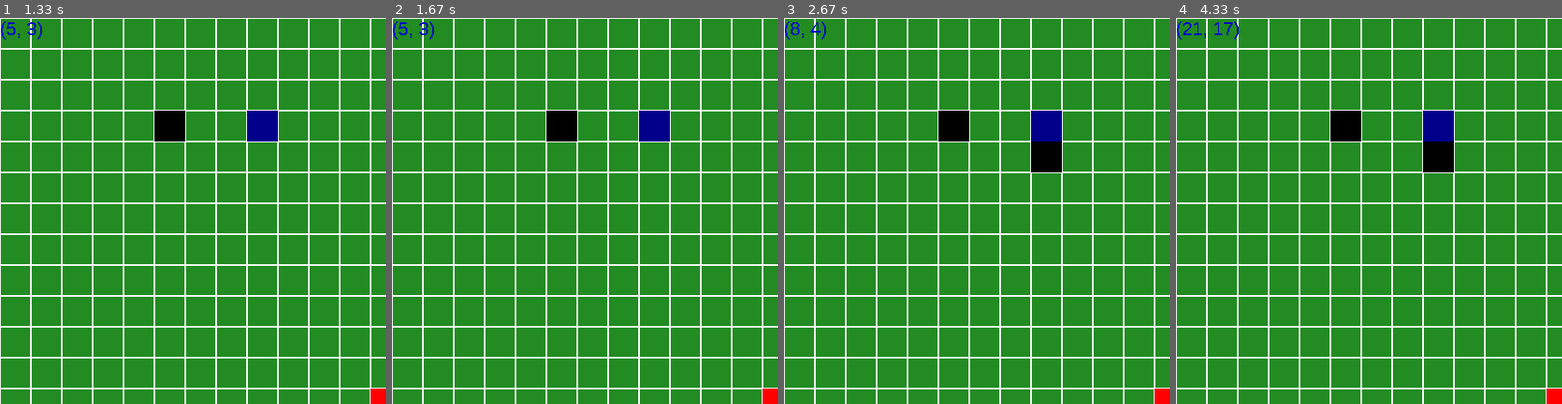
Above: before the commit, frames 1-4 (left to right).
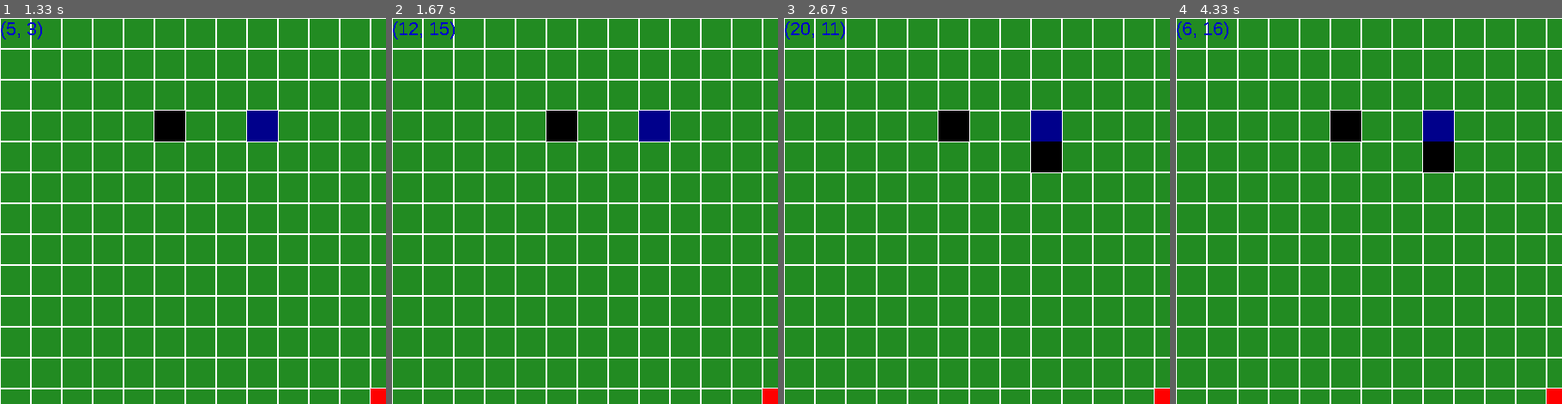
Above: after the commit, the same moments.

Repository: markus-brln/BachelorThesisForestFireControl
Game: pygame game, started from gui/main.py
The game is run twice, just before and just after one commit, with the same random seed, the same clock (stepped at 60 frames per second) and the same inputs.
Inputs (mouse positions are % of the whole screen's width and height, from its top left):
- Up to frame 1 (1.33 s): press the mouse at (26, 51) at 0.37 s; move the mouse to (43, 62) at 0.47 s; release the mouse at (60, 72) at 0.6 s; click (19, 73) at 0.8 s; tap C at 1.13 s; click (24, 13) at 1.25 s
- Up to frame 2 (1.67 s): move the mouse to (50, 62) at 1.57 s
- Up to frame 3 (2.67 s): click (50, 62) at 1.73 s; click (34, 17) at 2.27 s; move the mouse to (81, 48) at 2.63 s
- Up to frame 4 (4.33 s): click (81, 48) at 2.93 s; move the mouse to (85, 70) at 3.37 s; click (85, 70) at 3.73 s; move the mouse to (26, 68) at 4.23 s
The pictures show only the part of the screen within x 0-50%, y 0-50%; the shares and areas given below are measured in that part.

Frame 1 is identical in both runs. In frame 2, 0.2% of the frame differs, in the area x 1-17%, y 0-6%; in frame 3, 0.2%; in frame 4, 0.2%.

Commit message:
messing about with mouse coords

Diff:
--- a/gui/Controller/controller.py
+++ b/gui/Controller/controller.py
@@ -27,6 +27,8 @@
       elif event.type == pygame.MOUSEMOTION and self.mouse_button_pressed:
         # Mouse button pressed and dragged
         self.select(event.pos)
+      elif event.type == pygame.MOUSEMOTION: ## now will constantly display mouse coords
+        self.view.update()
       elif event.type == pygame.KEYDOWN:
         # Keyboard button pressed
         self.key_press(event)
--- a/gui/View/view.py
+++ b/gui/View/view.py
@@ -33,16 +33,12 @@
     # Draw Background and grid
     self.window.fill(pygame.Color("ForestGreen"))
     self.draw_grid()
-
     # State Dependent drawing
     self.draw_fire()
     self.draw_firebreaks()
     self.draw_waypoints()
     self.draw_agents()
-    ## keep track of mouse position
-    position = pygame.mouse.get_pos()
-    pos = self.pixel_belongs_to_block(position)
-    self.draw_mouse_coords(pos)
+    self.draw_mouse_coords()
     # Update pygame display
     pygame.display.update()
 
@@ -89,6 +85,9 @@
     y = int(pos[1] / self.grid_block_size)
     return (x, y)
 
-  def draw_mouse_coords(self, pos):
+  def draw_mouse_coords(self):
+    ## keep track of mouse position
+    position = pygame.mouse.get_pos()
+    pos = self.pixel_belongs_to_block(position)
     textsurface = myfont.render(str(pos), False, (0, 0, 200))
     self.window.blit(textsurface, (0, 0))
